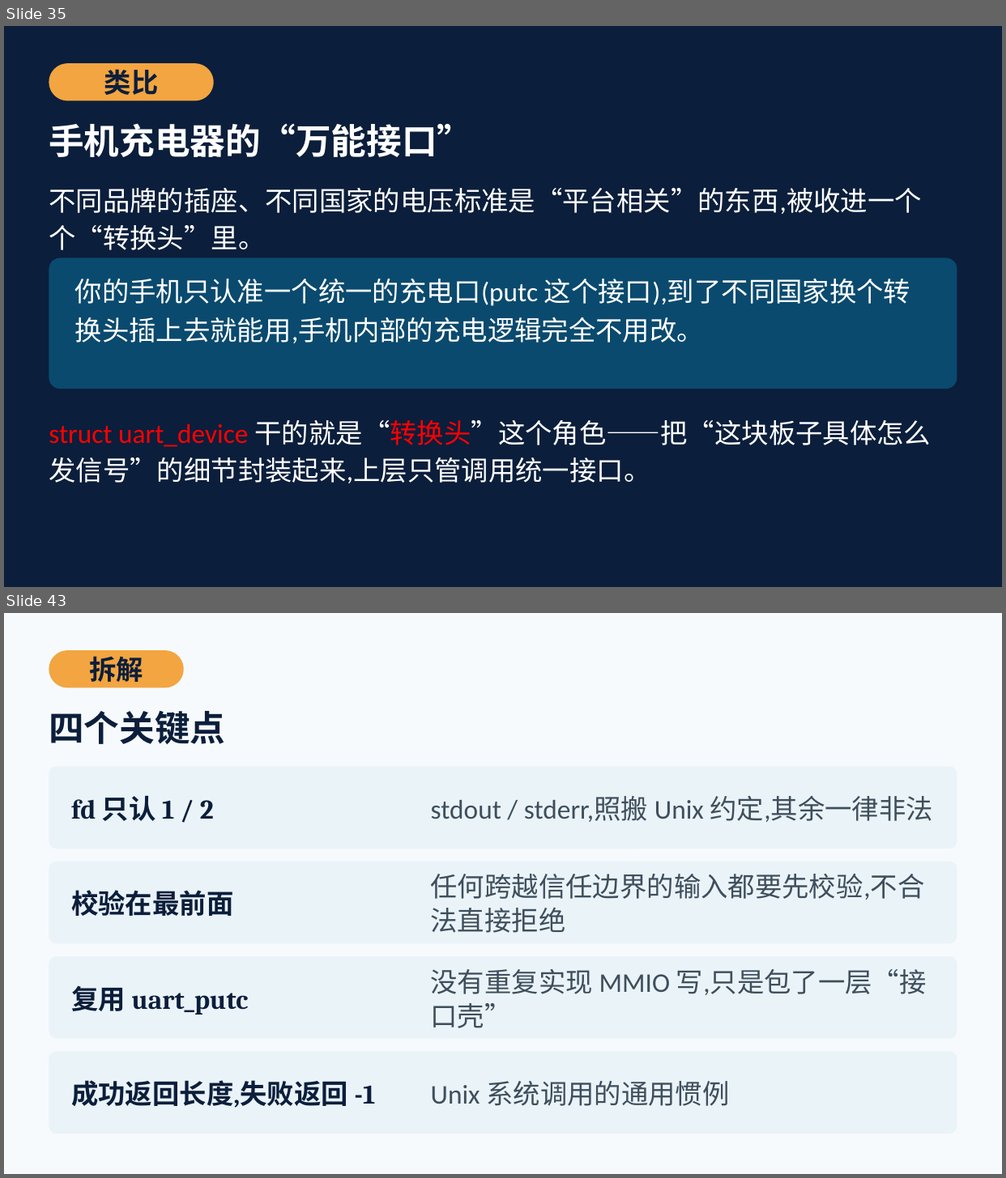
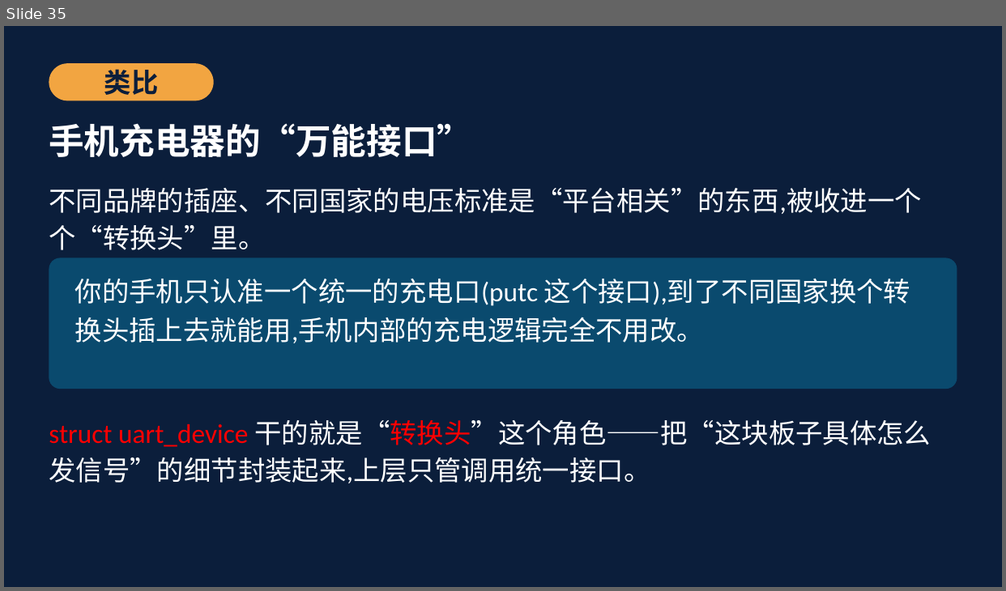
Before and after one commit to cxi218447-byte/miniOS, a slide deck: docs/08/第08次课_UART驱动与sys_write教材PPT.pptx. Shown one above the other, each under a label of ours: slides 35 and 43 before the commit, slide 35 after it; the slides between them are not shown. The pictures are 1006x1178 and 1006x591 pixels, drawn with LibreOffice and Linux fonts; fonts in the diff are those of the drawing. Boxes give left, top, right and bottom in pixels: in the first picture for what was removed or moved away, otherwise in the second. Text is boxed around its words. In the diff, an @@ line names an element or a change of style, - is before the commit and + after.

```diff
--- a/docs/08/第08次课_UART驱动与sys_write教材PPT.pptx
+++ b/docs/08/第08次课_UART驱动与sys_write教材PPT.pptx
@@ slide 43 removed at bbox=[4, 613, 1002, 1174], background #F7FAFC @@
@@ rounded rectangle removed at bbox=[49, 650, 184, 688] @@
@@ text removed at bbox=[89, 656, 143, 682] @@
-拆解
@@ text removed at bbox=[49, 711, 225, 744] @@
-四个关键点
@@ rounded rectangle removed at bbox=[49, 766, 957, 849] @@
@@ text removed at bbox=[71, 795, 214, 821] @@
-fd 只认 1 / 2
@@ text removed at bbox=[431, 796, 933, 822] @@
-stdout / stderr,照搬 Unix 约定,其余一律非法
@@ rounded rectangle removed at bbox=[49, 862, 957, 944] @@
@@ text removed at bbox=[431, 874, 925, 933] @@
-任何跨越信任边界的输入都要先校验,不合法直接拒绝
@@ text removed at bbox=[71, 890, 233, 916] @@
-校验在最前面
@@ rounded rectangle removed at bbox=[49, 956, 957, 1039] @@
@@ text removed at bbox=[431, 969, 927, 1029] @@
-没有重复实现 MMIO 写,只是包了一层“接口壳”
@@ text removed at bbox=[71, 986, 249, 1015] @@
-复用 uart_putc
@@ rounded rectangle removed at bbox=[49, 1052, 957, 1134] @@
@@ text removed at bbox=[71, 1080, 376, 1108] @@
-成功返回长度,失败返回 -1
@@ text removed at bbox=[431, 1081, 729, 1106] @@
-Unix 系统调用的通用惯例
```
Also in this commit, not shown: 16 other slides removed.
